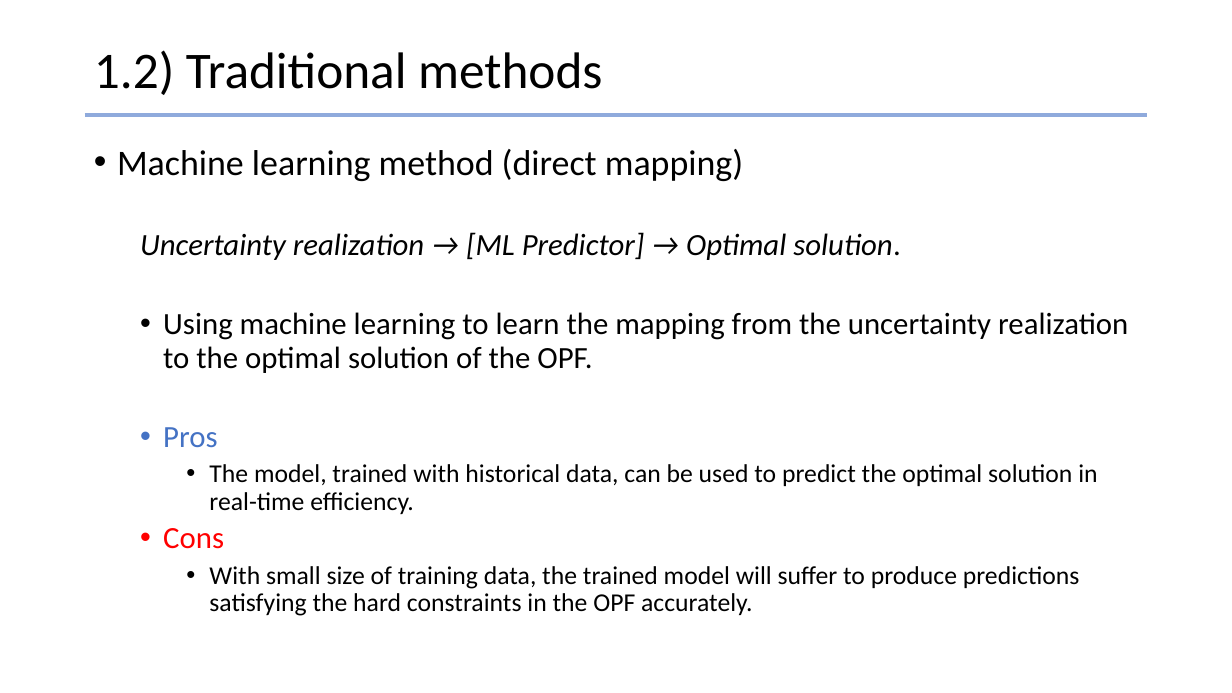
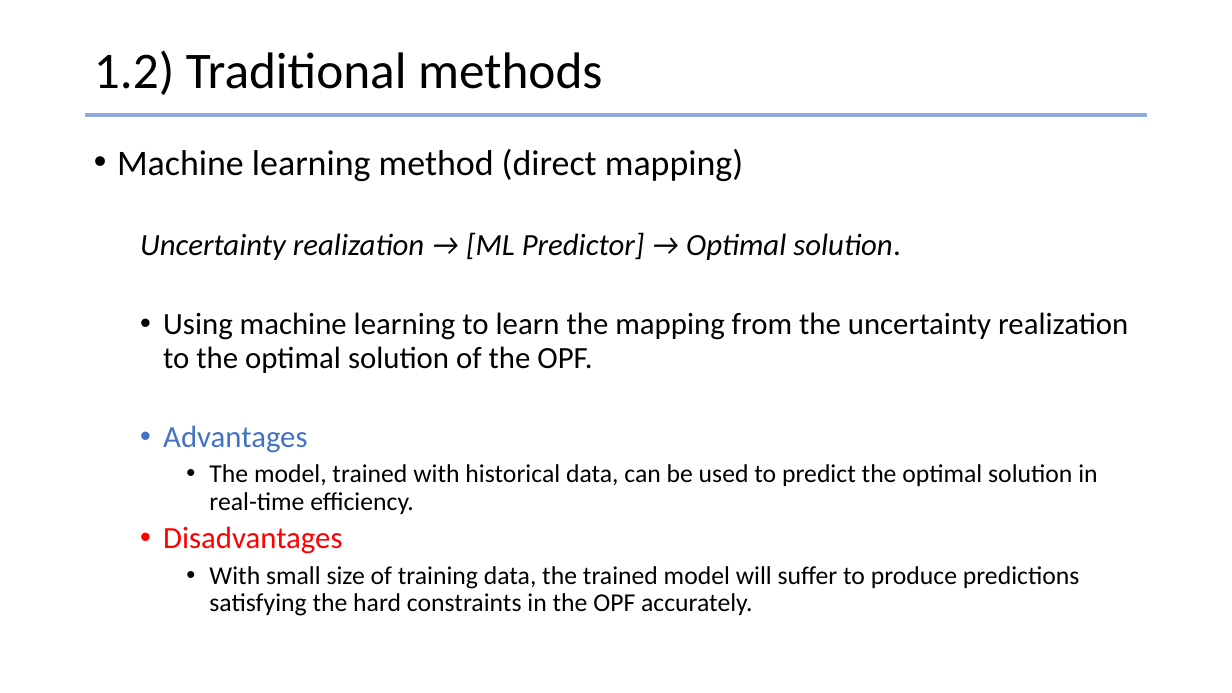
Before and after one commit to jhyun0919/Project_EE394V_SPR2020, a slide deck: slide 6 of report/presentation.pptx. Drawn at 1232x693 pixels with LibreOffice and Linux fonts; fonts in the diff are those of the drawing. Boxes give left, top, right and bottom in pixels: in the first picture for what was removed or moved away, otherwise in the second. Text is boxed around its words. In the diff, an @@ line names an element or a change of style, - is before the commit and + after.

```diff
--- a/report/presentation.pptx
+++ b/report/presentation.pptx
@@ text at (x1=163, y1=425, x2=307, y2=453): text changed @@
-  • Pros
+  • Advantages
@@ text at (x1=163, y1=526, x2=342, y2=554): text changed @@
-  • Cons
+  • Disadvantages
```
Also in this commit, not shown: 3 other slides changed.
